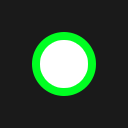
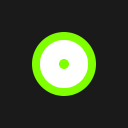
Revision of a layered 128x128 image; what changed, layer by layer:
added layer "cursor-smoke" above "cursormiddle" over bbox(59, 59, 69, 69)
